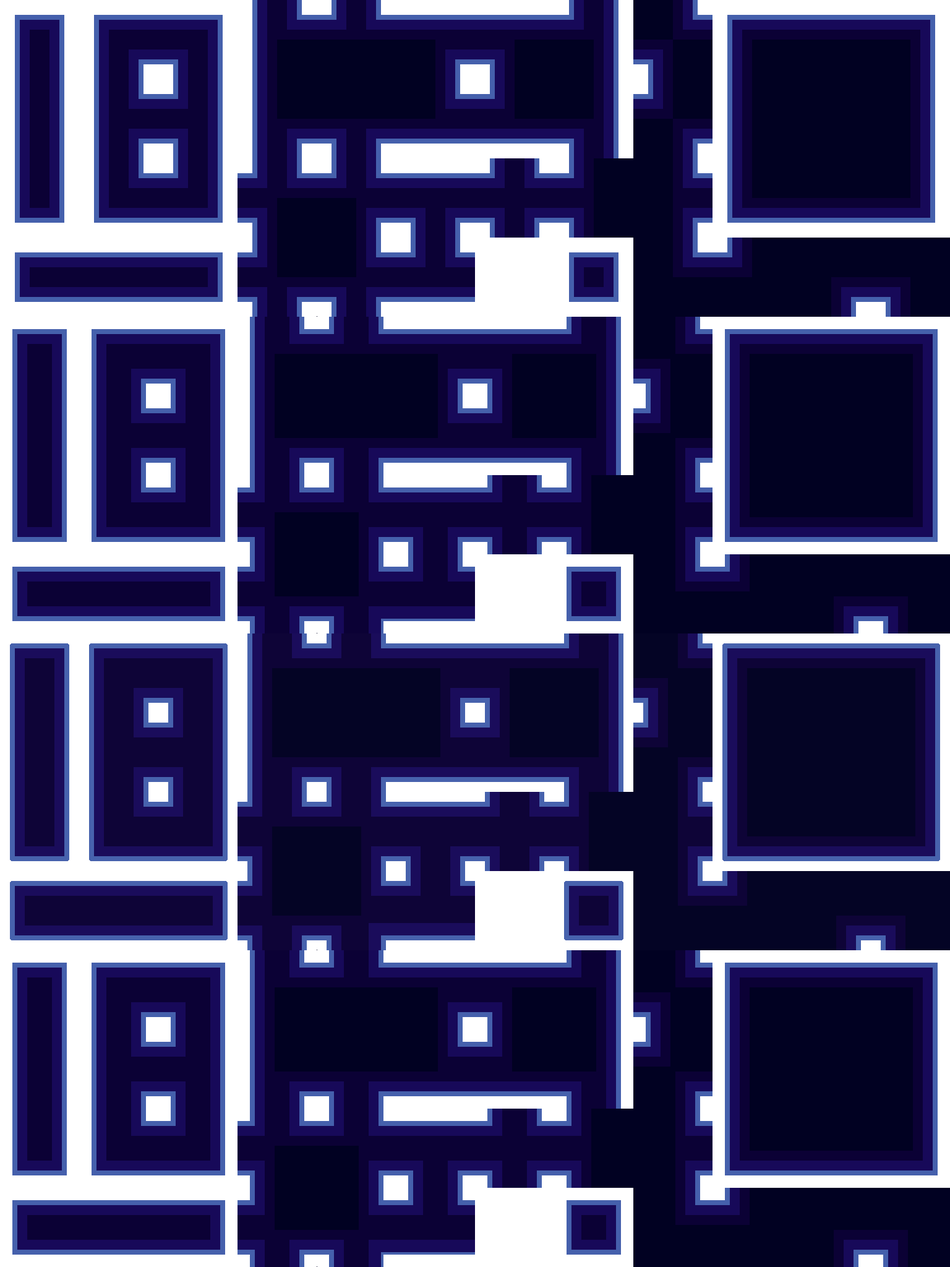
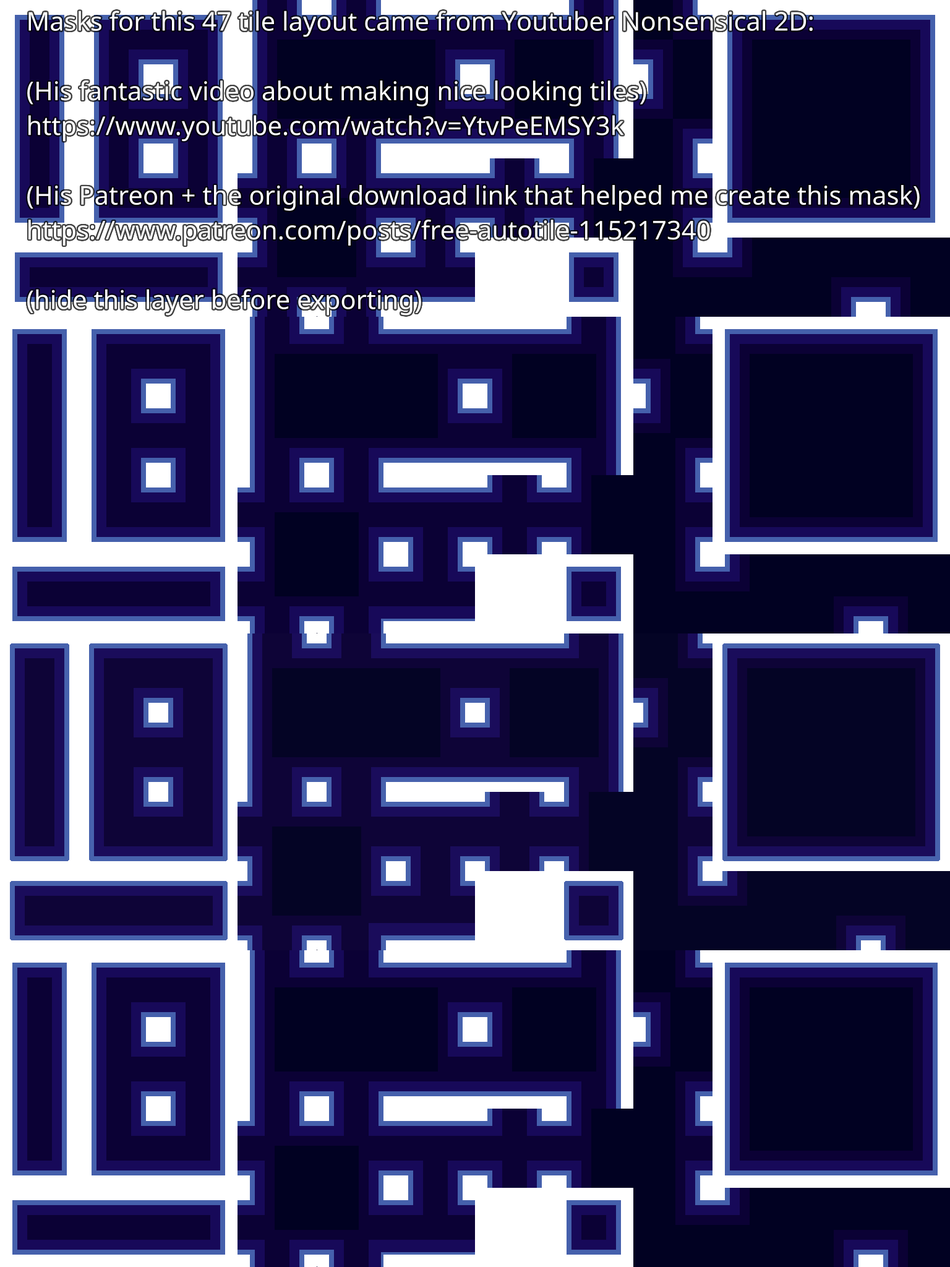
Revision of a layered (950, 1267) image; what changed, layer by layer:
renamed "Paint Layer 1 Merged" to "masks_attribution", showed it, painted on it over bbox(25, 9, 921, 317)
painted on "water1" over bbox(25, 9, 921, 317)
